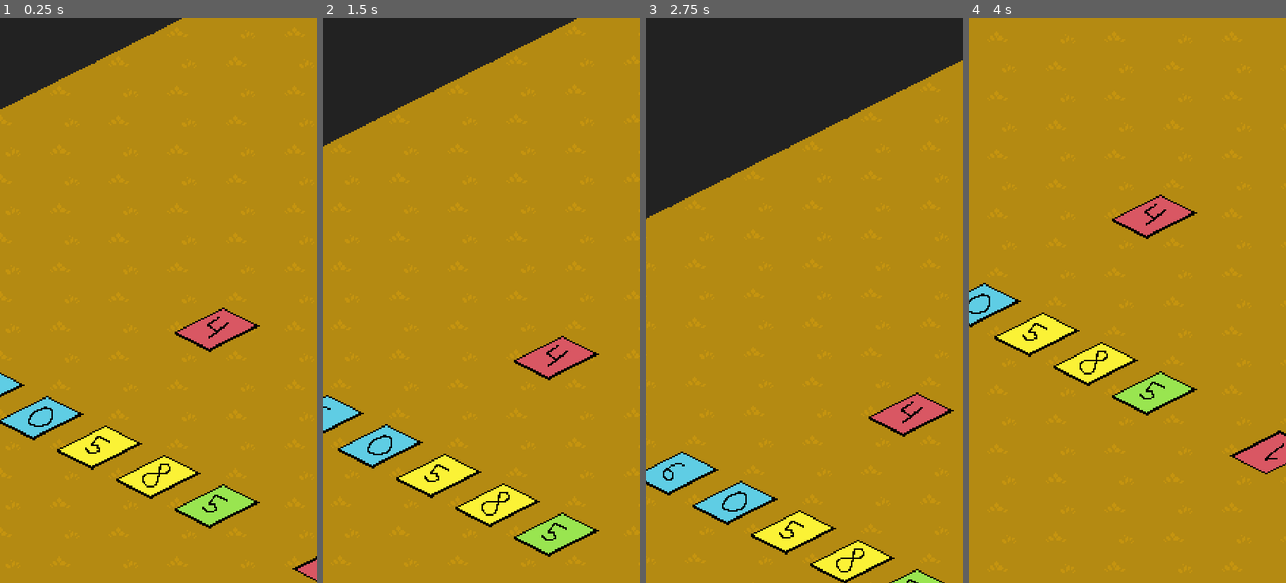
Above: before the commit, frames 1-4 (left to right).
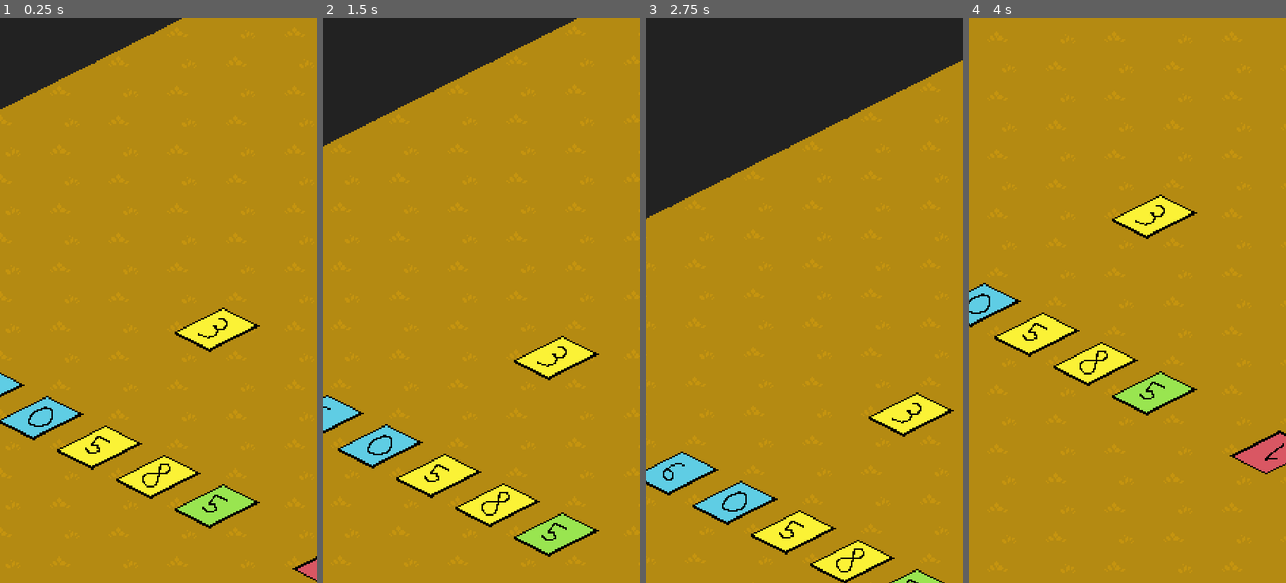
Above: after the commit, the same moments.

Repository: akrck02/kinokochi
Game: Godot game, scene res://scenes/liar/liar.tscn
Two runs of this game, one before a commit and one after it. Both use one fixed random seed, a clock stepped at 60 frames per second and the inputs below. This scene is started directly instead of the project's main scene.
Inputs (mouse positions are in pixels of both pictures, inside the frame that each line leads up to):
- Up to frame 1 (0.25 s): no input
- Up to frame 2 (1.5 s): tap Enter (ui_accept) at 0.5, 0.77, 1.25 s; move the mouse to (551, 272) at 0.52 s; hold Right (ui_right) 0.53-1.25 s; click (551, 272) at 0.67 s; drag from (418, 328) to (465, 413) at 1.27 s
- Up to frame 3 (2.75 s): tap Enter (ui_accept) at 2 s; move the mouse to (836, 176) at 2.02 s; hold Right (ui_right) from 2.03 s (still down)
- Up to frame 4 (4 s): release Right (ui_right) at 2.75 s; tap Enter (ui_accept) at 2.75, 3.5, 3.77 s; drag from (1111, 413) to (1032, 215) at 2.77 s; move the mouse to (1222, 385) at 3.52 s; hold Left (ui_left) from 3.53 s (still down)

The runs differ from the first frame. In frame 1, 0.8% of the frame differs, in the area x 56-80%, y 51-59%; in frame 2, 0.8%, in the area x 61-86%, y 56-64%; in frame 3, 0.8%; in frame 4, 0.8%.

Commit message:
Changed to_string

Diff:
--- a/scenes/liar/card.gd
+++ b/scenes/liar/card.gd
@@ -2,7 +2,7 @@
 extends IsometricObject
 
 const movement_speed = 1.00 / 1.5
-@onready var sprite: Sprite2D = $Sprite2D
+var sprite: Sprite2D;
 @export var number: int
 @export var color: String
 
@@ -16,7 +16,7 @@
 
 
 func _to_string() -> String:
-	return "{0} of {1}".format([number, color])
+	return "{0} {1}".format([color, number])
 
 
 func show_card_sprite():
